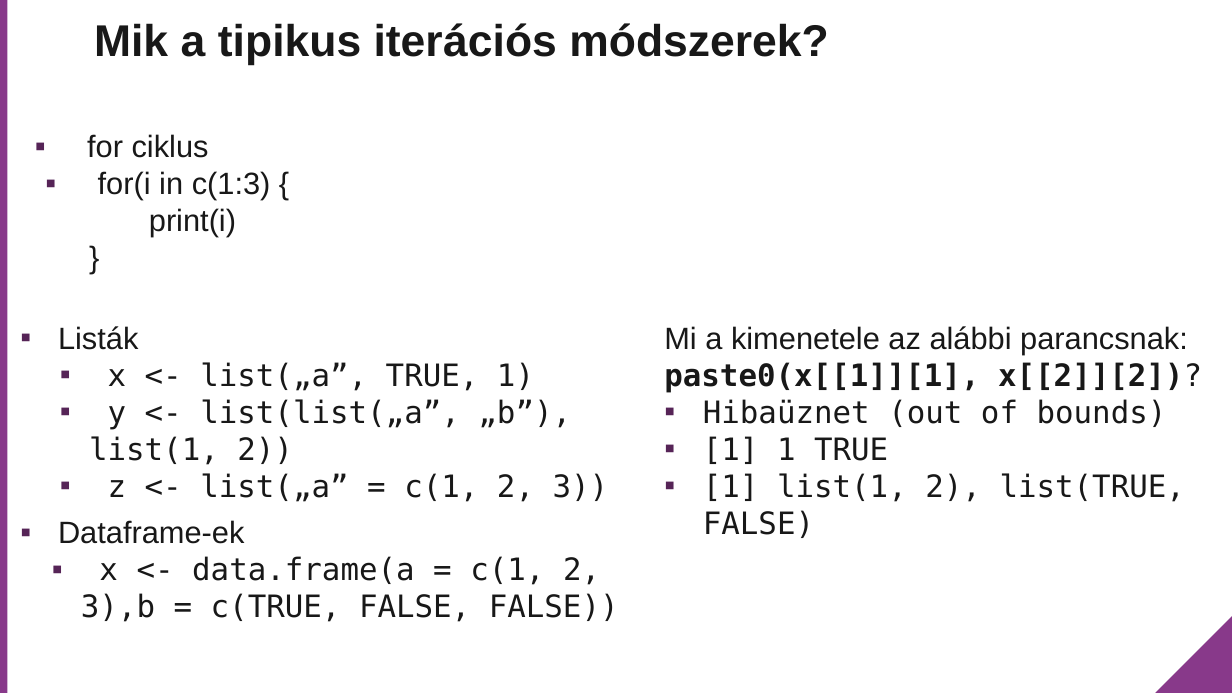
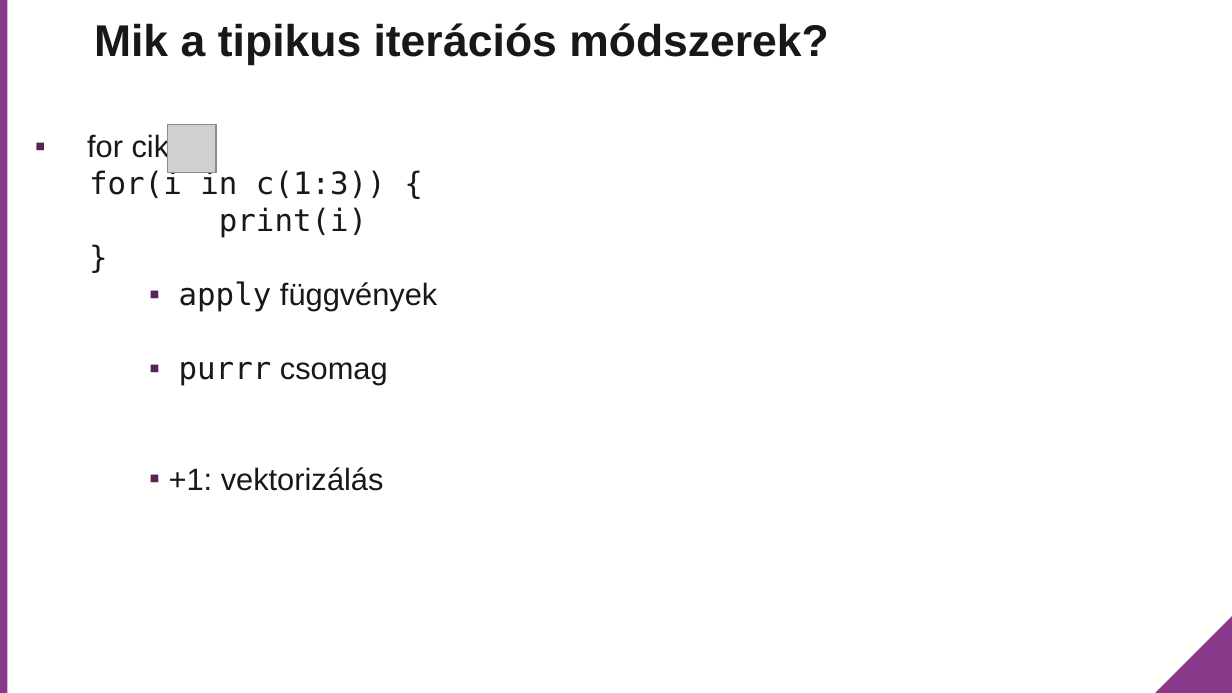
Before and after one commit to rladies/meetup-presentations_budapest, a slide deck: slide 7 of Meetup_2018_03_09/Data structures and loops/ppt/Adatszerkezetek.pptx. Drawn at 1232x693 pixels with LibreOffice and Linux fonts; fonts in the diff are those of the drawing; grey boxes stand for pictures; background and template pictures are left out. Boxes give left, top, right and bottom in pixels: in the first picture for what was removed or moved away, otherwise in the second. Text is boxed around its words. In the diff, an @@ line names an element or a change of style, - is before the commit and + after.

```diff
--- a/Meetup_2018_03_09/Data structures and loops/ppt/Adatszerkezetek.pptx
+++ b/Meetup_2018_03_09/Data structures and loops/ppt/Adatszerkezetek.pptx
@@ picture added at [168, 124, 216, 172] @@
@@ text at [89, 169, 386, 198]: text changed; font Arial to DejaVu Sans Mono @@
-▪ for(i in c(1:3) {
+for(i in c(1:3)) {
@@ text at [219, 207, 367, 238]: font Arial to DejaVu Sans Mono in "print(i) }" @@
@@ text at [169, 281, 437, 491]: paragraphs added @@
+▪ apply függvények
+▪ purrr csomag
+▪ +1: vektorizálás
@@ text removed at [58, 326, 609, 502] @@
-▪ Listák
-▪ x <- list(„a”, TRUE, 1)
-▪ y <- list(list(„a”, „b”), list(1, 2))
-▪ z <- list(„a” = c(1, 2, 3))
@@ text removed at [664, 326, 1202, 538] @@
-Mi a kimenetele az alábbi parancsnak:
-paste0(x[[1]][1], x[[2]][2])?
-▪ Hibaüznet (out of bounds)
-▪ [1] 1 TRUE
-▪ [1] list(1, 2), list(TRUE, FALSE)
@@ text removed at [58, 520, 619, 622] @@
-▪ Dataframe-ek
-▪ x <- data.frame(a = c(1, 2, 3),b = c(TRUE, FALSE, FALSE))
```
Also in this commit, not shown: 2 other slides changed, 1 slide added, 13 slides removed, 2 other files.
